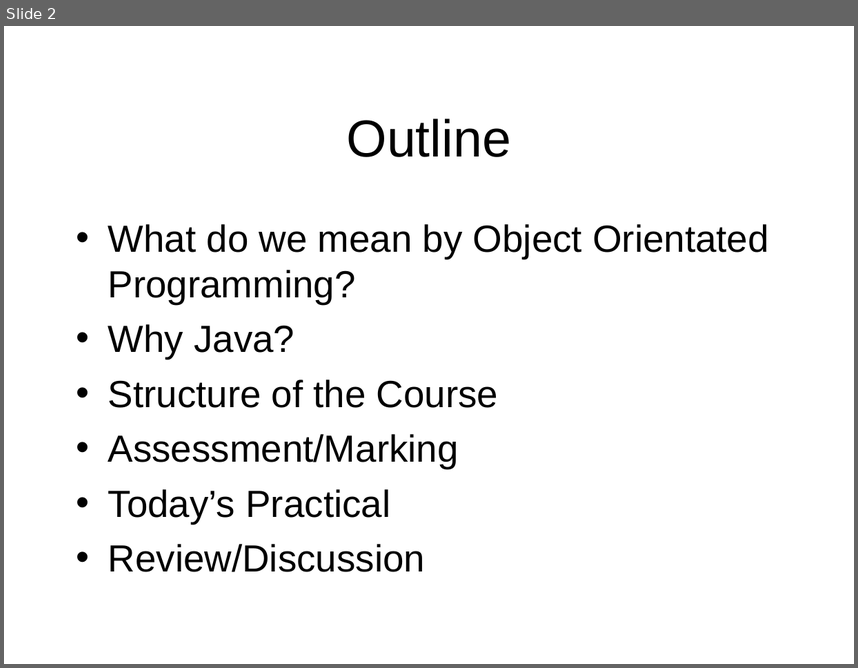
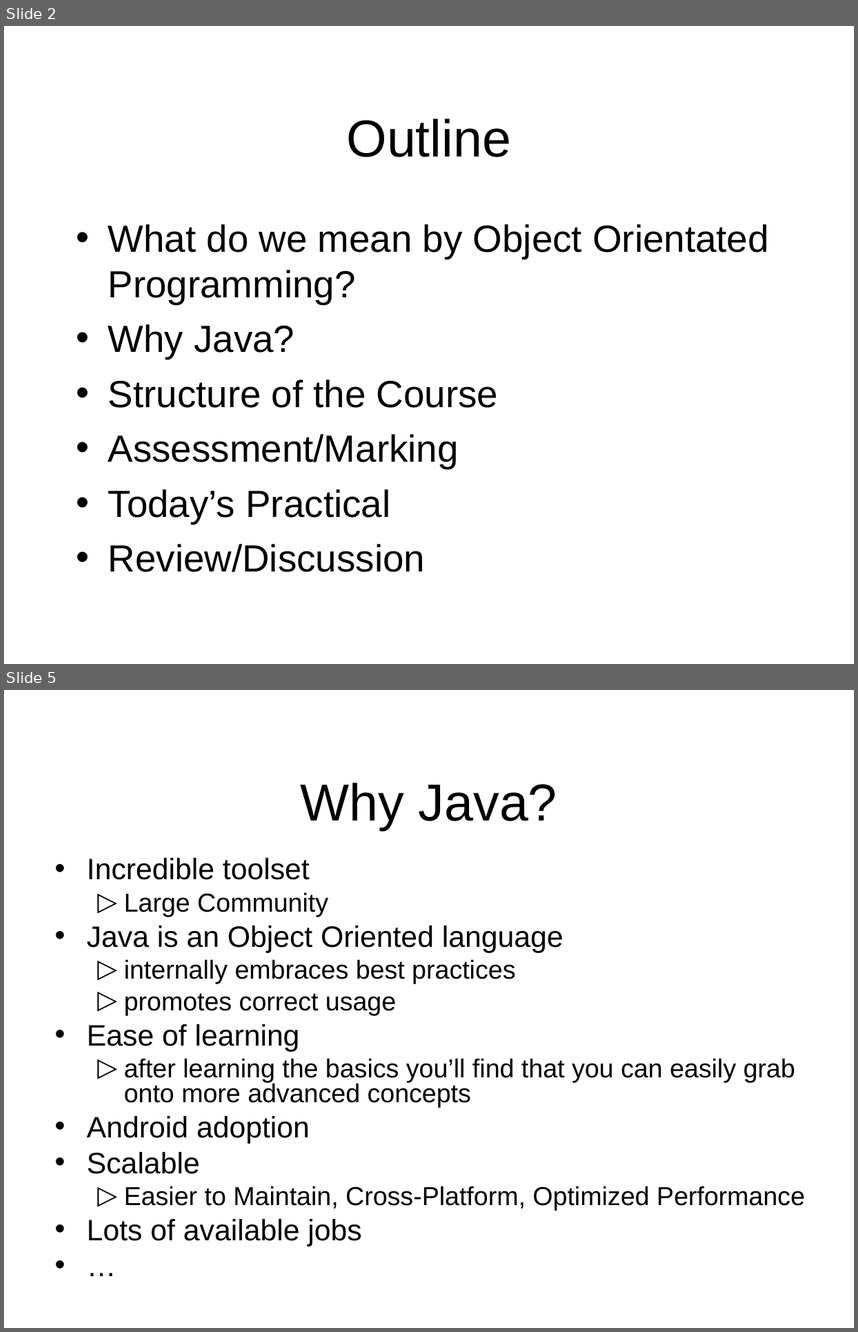
Before and after one commit to octaviordz/zjnu2017.github.io, a slide deck: OOP/lectures/010--Introduction.ppt. Shown one above the other, each under a label of ours: slide 2 before the commit, slides 2 and 5 after it; the slides between them are not shown. The pictures are 858x668 and 858x1332 pixels, drawn with LibreOffice and Linux fonts; fonts in the diff are those of the drawing. Boxes give left, top, right and bottom in pixels: in the first picture for what was removed or moved away, otherwise in the second. Text is boxed around its words. In the diff, an @@ line names an element or a change of style, - is before the commit and + after.

```diff
--- a/OOP/lectures/010--Introduction.ppt
+++ b/OOP/lectures/010--Introduction.ppt
@@ slide 5 added at [4, 690, 854, 1328], background #FFFFFF @@
@@ title added at [301, 782, 557, 830], 44 pt, text #000000 @@
+Why Java?
@@ text added at [87, 858, 805, 1246], 22 pt, text #000000 @@
+• Incredible toolset
+  ▷ Large Community
+• Java is an Object Oriented language
+  ▷ internally embraces best practices
+  ▷ promotes correct usage
+• Ease of learning
+  ▷ after learning the basics you’ll find that you can easily grab onto more advanced concepts
+• Android adoption
+• Scalable
+  ▷ Easier to Maintain, Cross-Platform, Optimized Performance
+• Lots of available jobs
+• …
```
Also in this commit, not shown: 2 slides changed, 7 other slides added, 1 other file.
